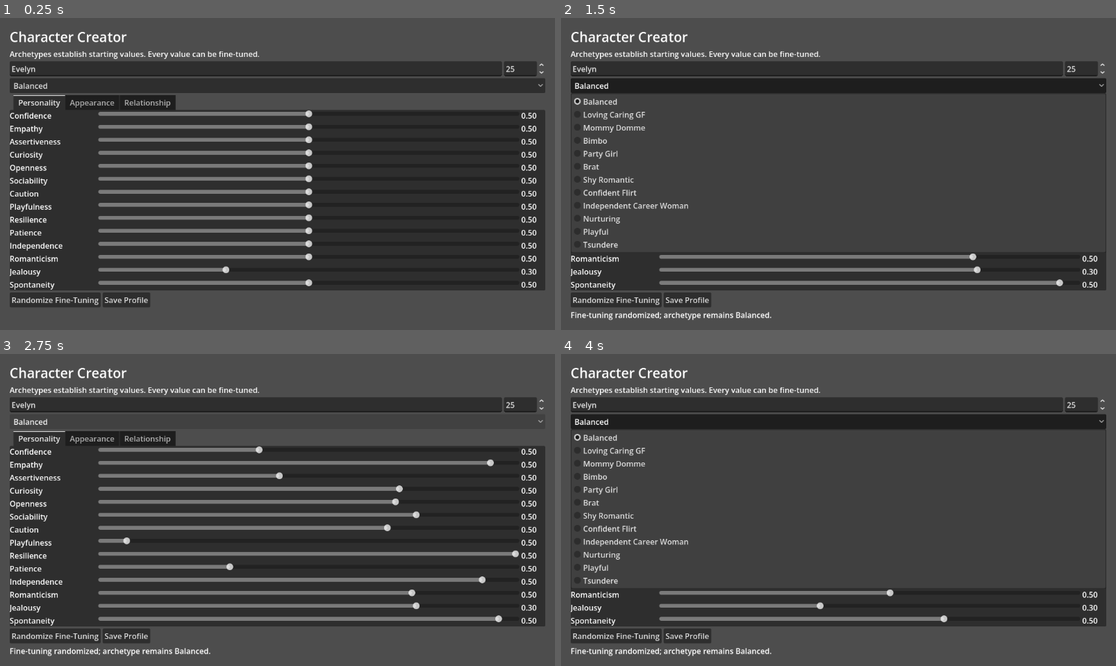
Above: before the commit, frames 1-4 (two rows, left to right).
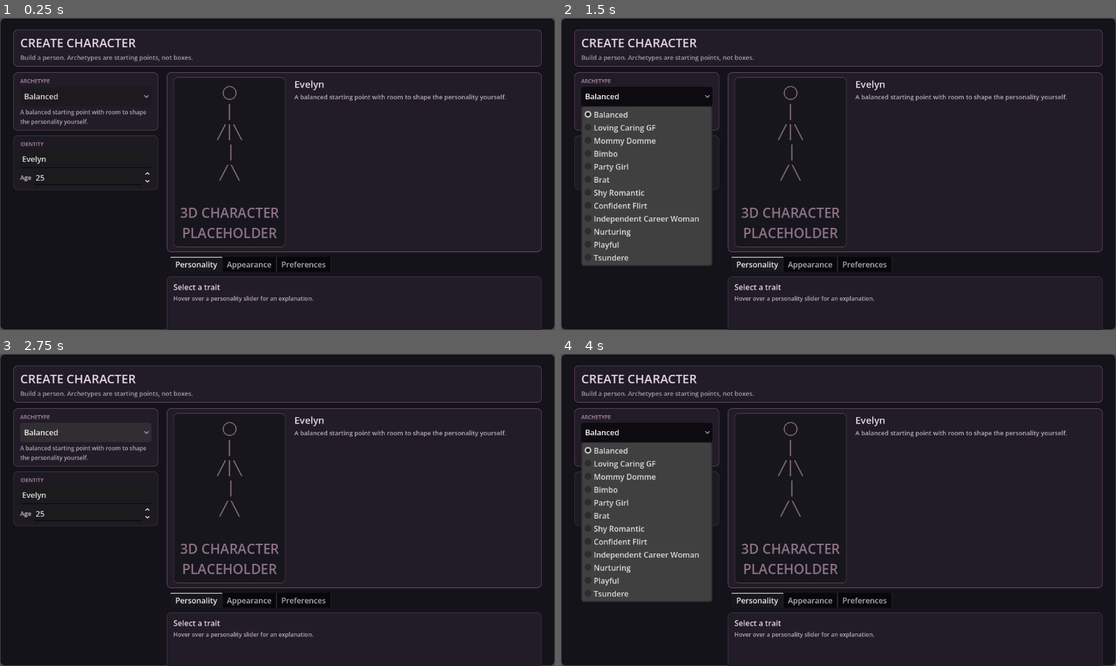
Above: after the commit, the same moments.

Repository: Wafflechunks500/AHHHHH
Game: Godot game, scene res://scenes/character_creator/character_creator_test.tscn
The game is run twice, just before and just after one commit, with the same random seed, the same clock (stepped at 60 frames per second) and the same inputs. This scene is started directly instead of the project's main scene.
Inputs (mouse positions are in pixels of both pictures, inside the frame that each line leads up to):
- Up to frame 1 (0.25 s): no input
- Up to frame 2 (1.5 s): click (616, 298) at 0.5 s, where only the run before the commit has a clickable "Randomize Fine-Tuning"; click "Balanced" at 1.25 s
- Up to frame 3 (2.75 s): click "Balanced" at 2 s
- Up to frame 4 (4 s): click (616, 634) at 2.75 s, where only the run before the commit has a clickable "Randomize Fine-Tuning"; click "Balanced" at 3.5 s

The runs differ from the first frame. In frame 1, 58% of the frame differs, in the area x 0-100%, y 0-100%; in frame 2, 79%; in frame 3, 64%; in frame 4, 78%.
Error after the commit: Invalid assignment of property or key 'text' with value of type 'String' on a base object of type 'null instance'. (res://scripts/character/character_creator.g…

Commit message:
Redesign character creator UI and fix preset refresh

Diff:
--- a/ahhhh/scripts/character/character_creator.gd
+++ b/ahhhh/scripts/character/character_creator.gd
@@ -8,10 +8,33 @@
 var personality_box: VBoxContainer
 var relationship_box: VBoxContainer
 var appearance_box: VBoxContainer
+var stat_title: Label
+var stat_description: Label
+var stat_behavior: Label
+var preview_title: Label
+var preview_text: Label
+var archetype_summary: Label
 var status_label: Label
+var stat_rows: Dictionary = {}
 
 const PERSONALITY_KEYS := ["confidence", "empathy", "assertiveness", "curiosity", "openness", "sociability", "caution", "playfulness", "resilience", "patience", "independence", "romanticism", "jealousy", "spontaneity"]
 const PERSONALITY_LABELS := {"confidence":"Confidence", "empathy":"Empathy", "assertiveness":"Assertiveness", "curiosit …(279 unchanged characters)…
+const STAT_DESCRIPTIONS := {
+	"confidence":"How secure she feels in herself and in social situations.",
+	"empathy":"How strongly she notices, understands, and responds to other people's emotions.",
+	"assertiveness":"How readily she expresses what she wants, disagrees, or takes control.",
+	"curiosity":"How strongly she wants to investigate people, ideas, and unfamiliar situations.",
+	"openness":"How receptive she is to new experiences, perspectives, and ideas.",
+	"sociability":"How strongly she naturally seeks interaction, conversation, and company.",
+	"caution":"How strongly she considers risk and consequences before acting.",
+	"playfulness":"How much she enjoys humor, teasing, spontaneity, and lighthearted interaction.",
+	"resilience":"How well she recovers from setbacks, rejection, stress, or disappointment.",
+	"patience":"How willing she is to wait, tolerate frustration, and let things develop.",
+	"independence":"How strongly she prefers making her own choices and maintaining autonomy.",
+	"romanticism":"How strongly she values romance, emotional closeness, and romantic expression.",
+	"jealousy":"How strongly perceived competition or relationship threats affect her emotions.",
+	"spontaneity":"How comfortable she is acting on impulse instead of following a plan."
+}
 
 func _ready() -> void:
 	profile = CharacterProfile.new()
@@ -20,48 +43,151 @@
 	_build_ui()
 	_refresh_ui()
 
+func _panel_style(bg: Color, border: Color = Color.TRANSPARENT) -> StyleBoxFlat:
+	var s := StyleBoxFlat.new()
+	s.bg_color = bg
+	s.border_color = border
+	s.set_border_width_all(1)
+	s.set_corner_radius_all(8)
+	s.content_margin_left = 14
+	s.content_margin_right = 14
+	s.content_margin_top = 10
+	s.content_margin_bottom = 10
+	return s
+
+func _text(text: String, size: int, color: Color) -> Label:
+	var l := Label.new()
+	l.text = text
+	l.add_theme_font_size_override("font_size", size)
+	l.add_theme_color_override("font_color", color)
+	return l
+
 func _build_ui() -> void:
+	var bg := Panel.new()
+	bg.set_anchors_and_offsets_preset(Control.PRESET_FULL_RECT)
+	bg.add_theme_stylebox_override("panel", _panel_style(Color("15131a")))
+	add_child(bg)
 	var margin := MarginContainer.new()
 	margin.set_anchors_and_offsets_preset(Control.PRESET_FULL_RECT)
-	for side in ["left", "right", "top", "bottom"]:
-		margin.add_theme_constant_override("margin_" + side, 20)
+	margin.add_theme_constant_override("margin_left", 28)
+	margin.add_theme_constant_override("margin_right", 28)
+	margin.add_theme_constant_override("margin_top", 24)
+	margin.add_theme_constant_override("margin_bottom", 24)
 	add_child(margin)
 	var root := VBoxContainer.new()
+	root.add_theme_constant_override("separation", 12)
 	margin.add_child(root)
-	var title := Label.new()
-	title.text = "Character Creator"
-	title.add_theme_font_size_override("font_size", 28)
-	root.add_child(title)
-	var subtitle := Label.new()
-	subtitle.text = "Archetypes establish starting values. Every value can be fine-tuned."
-	root.add_child(subtitle)
-	var identity := HBoxContainer.new()
-	root.add_child(identity)
+
+	var header := PanelContainer.new()
+	header.custom_minimum_size.y = 76
+	header.add_theme_stylebox_override("panel", _panel_style(Color("211c27"), Color("72526e")))
+	root.add_child(header)
+	var hb := VBoxContainer.new()
+	header.add_child(hb)
+	hb.add_child(_text("CREATE CHARACTER", 25, Color("e8d8e6")))
+	hb.add_child(_text("Build a person. Archetypes are starting points, not boxes.", 13, Color("aaa0ad")))
+
+	var content := HBoxContainer.new()
+	content.size_flags_vertical = Control.SIZE_EXPAND_FILL
+	content.add_theme_constant_override("separation", 18)
+	root.add_child(content)
+
+	var left := VBoxContainer.new()
+	left.custom_minimum_size.x = 300
+	left.add_theme_constant_override("separation", 10)
+	content.add_child(left)
+
+	var archetype_panel := PanelContainer.new()
+	archetype_panel.add_theme_stylebox_override("panel", _panel_style(Color("211c27"), Color("6d4c67")))
+	left.add_child(archetype_panel)
+	var ab := VBoxContainer.new()
+	archetype_panel.add_child(ab)
+	ab.add_child(_text("ARCHETYPE", 11, Color("b995b5")))
+	archetype_menu = OptionButton.new()
+	for n in CharacterArchetypes.NAMES:
+		archetype_menu.add_item(n)
+	archetype_menu.custom_minimum_size.y = 40
+	archetype_menu.item_selected.connect(_on_archetype_selected)
+	ab.add_child(archetype_menu)
+	archetype_summary = _text("Choose a starting personality.", 12, Color("b7adb9"))
+	archetype_summary.autowrap_mode = TextServer.AUTOWRAP_WORD_SMART
+	ab.add_child(archetype_summary)
+
+	var identity := PanelContainer.new()
+	identity.add_theme_stylebox_override("panel", _panel_style(Color("1d1a22"), Color("403844")))
+	left.add_child(identity)
+	var ib := VBoxContainer.new()
+	identity.add_child(ib)
+	ib.add_child(_text("IDENTITY", 11, Color("b995b5")))
 	name_edit = LineEdit.new()
 	name_edit.placeholder_text = "Character name"
-	name_edit.size_flags_horizontal = Control.SIZE_EXPAND_FILL
+	name_edit.custom_minimum_size.y = 38
 	name_edit.text_changed.connect(_on_name_changed)
-	identity.add_child(name_edit)
+	ib.add_child(name_edit)
+	var age_row := HBoxContainer.new()
+	age_row.add_child(_text("Age", 13, Color("c6bec8")))
 	age_spin = SpinBox.new()
 	age_spin.min_value = 18
 	age_spin.max_value = 100
 	age_spin.value = 25
+	age_spin.size_flags_horizontal = Control.SIZE_EXPAND_FILL
 	age_spin.value_changed.connect(_on_age_changed)
-	identity.add_child(age_spin)
-	archetype_menu = OptionButton.new()
-	for name in CharacterArchetypes.NAMES:
-		archetype_menu.add_item(name)
-	archetype_menu.item_selected.connect(_on_archetype_selected)
-	root.add_child(archetype_menu)
+	age_row.add_child(age_spin)
+	ib.add_child(age_row)
+
+	var right := VBoxContainer.new()
+	right.size_flags_horizontal = Control.SIZE_EXPAND_FILL
+	right.add_theme_constant_override("separation", 10)
+	content.add_child(right)
+
+	var preview := PanelContainer.new()
+	preview.custom_minimum_size.y = 220
+	preview.add_theme_stylebox_override("panel", _panel_style(Color("211c27"), Color("72526e")))
+	right.add_child(preview)
+	var pb := HBoxContainer.new()
+	pb.add_theme_constant_override("separation", 18)
+	preview.add_child(pb)
+	var placeholder := PanelContainer.new()
+	placeholder.custom_minimum_size.x = 220
+	placeholder.add_theme_stylebox_override("panel", _panel_style(Color("18161d"), Color("594053")))
+	pb.add_child(placeholder)
+	var silhouette := _text("◯\n│\n╱│╲\n │\n╱ ╲\n\n3D CHARACTER\nPLACEHOLDER", 28, Color("8d7389"))
+	silhouette.horizontal_alignment = HORIZONTAL_ALIGNMENT_CENTER
+	placeholder.add_child(silhouette)
+	var pi := VBoxContainer.new()
+	pi.size_flags_horizontal = Control.SIZE_EXPAND_FILL
+	pb.add_child(pi)
+	preview_title = _text("Character Preview", 20, Color("e8d8e6"))
+	pi.add_child(preview_title)
+	preview_text = _text("Your future 3D character will appear here.", 13, Color("b7adb9"))
+	preview_text.autowrap_mode = TextServer.AUTOWRAP_WORD_SMART
+	pi.add_child(preview_text)
+
 	var tabs := TabContainer.new()
 	tabs.size_flags_vertical = Control.SIZE_EXPAND_FILL
-	root.add_child(tabs)
+	right.add_child(tabs)
 	personality_box = _make_tab(tabs, "Personality")
 	appearance_box = _make_tab(tabs, "Appearance")
-	relationship_box = _make_tab(tabs, "Relationship")
+	relationship_box = _make_tab(tabs, "Preferences")
 	_build_personality()
 	_build_appearance()
 	_build_relationship()
+
+	var inspector := PanelContainer.new()
+	inspector.custom_minimum_size.y = 120
+	inspector.add_theme_stylebox_override("panel", _panel_style(Color("211c27"), Color("403844")))
+	right.add_child(inspector)
+	var info := VBoxContainer.new()
+	inspector.add_child(info)
+	stat_title = _text("Select a trait", 16, Color("e8d8e6"))
+	info.add_child(stat_title)
+	stat_description = _text("Hover over a personality slider for an explanation.", 12, Color("b7adb9"))
+	stat_description.autowrap_mode = TextServer.AUTOWRAP_WORD_SMART
+	info.add_child(stat_description)
+	stat_behavior = _text("", 12, Color("c8b2c4"))
+	stat_behavior.autowrap_mode = TextServer.AUTOWRAP_WORD_SMART
+	info.add_child(stat_behavior)
+
 	var buttons := HBoxContainer.new()
 	root.add_child(buttons)
 	var randomize := Button.new()
@@ -72,8 +198,12 @@
 	save.text = "Save Profile"
 	save.pressed.connect(_save)
 	buttons.add_child(save)
-	status_label = Label.new()
-	root.add_child(status_label)
+	var create := Button.new()
+	create.text = "CREATE CHARACTER"
+	create.pressed.connect(_save)
+	buttons.add_child(create)
+	status_label = _text("", 12, Color("aaa0ad"))
+	buttons.add_child(status_label)
 
 func _make_tab(tabs: TabContainer, title: String) -> VBoxContainer:
 	var scroll := ScrollContainer.new()
@@ -82,6 +212,7 @@
 	tabs.add_child(scroll)
 	var box := VBoxContainer.new()
 	box.size_flags_horizontal = Control.SIZE_EXPAND_FILL
+	box.add_theme_constant_override("separation", 5)
 	scroll.add_child(box)
 	return box
 
@@ -107,11 +238,20 @@
 	_add_slider(relationship_box, "initiative_tendency", "Initiative", profile.preferences.initiative_tendency, _on_relationship.bind("initiative_tendency"))
 
 func _add_slider(parent: VBoxContainer, key: String, label_text: String, initial: float, callback: Callable) -> void:
-	var row := HBoxContainer.new()
+	var row := PanelContainer.new()
+	row.add_theme_stylebox_override("panel", _panel_style(Color("1c1920"), Color("332d37")))
+	var box := VBoxContainer.new()
+	row.add_child(box)
+	var top := HBoxContainer.new()
+	box.add_child(top)
 	var label := Label.new()
 	label.text = label_text
-	label.custom_minimum_size.x = 180
-	row.add_child(label)
+	label.size_flags_horizontal = Control.SIZE_EXPAND_FILL
+	top.add_child(label)
+	var value := Label.new()
+	value.name = "Value"
+	value.text = "%.2f" % initial
+	top.add_child(value)
 	var slider := HSlider.new()
 	slider.name = key
 	slider.min_value = 0.0
@@ -120,19 +260,17 @@
 	slider.value = initial
 	slider.size_flags_horizontal = Control.SIZE_EXPAND_FILL
 	slider.value_changed.connect(callback)
-	row.add_child(slider)
-	var value := Label.new()
-	value.name = "Value"
-	value.text = "%.2f" % initial
-	value.custom_minimum_size.x = 50
-	row.add_child(value)
+	slider.mouse_entered.connect(_show_stat_info.bind(key))
+	slider.focus_entered.connect(_show_stat_info.bind(key))
+	box.add_child(slider)
 	parent.add_child(row)
+	stat_rows[key] = row
 
 func _add_text(parent: VBoxContainer, key: String, label_text: String) -> void:
 	var row := HBoxContainer.new()
 	var label := Label.new()
 	label.text = label_text
-	label.custom_minimum_size.x = 180
+	label.custom_minimum_size.x = 160
 	row.add_child(label)
 	var edit := LineEdit.new()
 	edit.name = key
@@ -147,18 +285,75 @@
 	var index := CharacterArchetypes.NAMES.find(profile.archetype)
 	if index >= 0:
 		archetype_menu.select(index)
+	_refresh_sliders()
+	_refresh_preview()
 
 func _refresh_sliders() -> void:
 	for key in PERSONALITY_KEYS:
-		var s := personality_box.find_child(key, true, false) as HSlider
-		if s: s.value = profile.get_personality_value(key)
+		var row: PanelContainer = stat_rows.get(key)
+		if row == null: continue
+		var s := row.find_child(key, true, false) as HSlider
+		if s != null:
+			s.set_value_no_signal(profile.get_personality_value(key))
+			(row.get_node("VBoxContainer/HBoxContainer/Value") as Label).text = "%.2f" % s.value
 	for key in ["affection_tendency", "commitment_tendency", "romance_tendency", "social_initiative", "physical_affection_tendency", "teasing_tendency", "initiative_tendency"]:
 		var s := relationship_box.find_child(key, true, false) as HSlider
-		if s: s.value = float(profile.preferences.get(key))
+		if s != null:
+			s.set_value_no_signal(float(profile.preferences.get(key)))
+			(s.get_parent().get_parent().get_node("HBoxContainer/Value") as Label).text = "%.2f" % s.value
+
+func _refresh_preview() -> void:
+	var name := profile.get_character_name()
+	preview_title.text = name if not name.is_empty() else "Character Preview"
+	preview_text.text = _archetype_summary(profile.archetype)
+	archetype_summary.text = _archetype_summary(profile.archetype)
+
+func _archetype_summary(name: String) -> String:
+	match name:
+		"Loving Caring GF": return "Warm, affectionate, patient, and strongly relationship-oriented."
+		"Mommy Domme": return "Confident, assertive, nurturing, and comfortable taking initiative."
+		"Bimbo": return "Highly social, playful, spontaneous, and open to novelty."
+		"Party Girl": return "Extremely social and spontaneous, energized by activity and company."
+		"Brat": return "Playful, assertive, mischievous, and inclined toward teasing and testing."
+		"Shy Romantic": return "Cautious and reserved but deeply romantic; may want connection without taking the first step."
+		"Confident Flirt": return "Socially bold, playful, spontaneous, and comfortable taking initiative."
+		"Independent Career Woman": return "Self-directed, confident, patient, and strongly motivated by autonomy."
+		"Nurturing": return "Highly empathetic and patient, naturally attentive to other people's needs."
+		"Playful": return "Curious, open, spontaneous, and strongly motivated by humor and novelty."
+		"Tsundere": return "Assertive and emotionally guarded, with feelings that may be expressed indirectly."
+	return "A balanced starting point with room to shape the personality yourself."
+
+func _show_stat_info(key: String) -> void:
+	if not STAT_DESCRIPTIONS.has(key): return
+	stat_title.text = PERSONALITY_LABELS.get(key, key)
+	stat_description.text = STAT_DESCRIPTIONS[key]
+	stat_behavior.text = _behavior_summary(key, profile.get_personality_value(key))
+
+func _behavior_summary(key: String, value: float) -> String:
+	var level := "moderate"
+	if value < 0.33: level = "low"
+	elif value > 0.66: level = "high"
+	match key:
+		"confidence": return "%s values may correspond to hesitation versus self-assurance." % level.capitalize()
+		"empathy": return "%s values may correspond to weaker versus stronger awareness of other people's feelings." % level.capitalize()
+		"assertiveness": return "%s values may correspond to indirect versus direct expression of wants." % level.capitalize()
+		"curiosity": return "%s values may correspond to less versus more desire to investigate the unfamiliar." % level.capitalize()
+		"openness": return "%s values may correspond to resistance versus receptiveness to new experiences." % level.capitalize()
+		"sociability": return "%s values may correspond to preferring solitude versus actively seeking company." % level.capitalize()
+		"caution": return "%s values may correspond to impulsive action versus deliberate consideration of consequences." % level.capitalize()
+		"playfulness": return "%s values may correspond to seriousness versus humor, teasing, and playful behavior." % level.capitalize()
+		"resilience": return "%s values may correspond to setbacks lingering versus being recovered from quickly." % level.capitalize()
+		"patience": return "%s values may correspond to frustration arriving sooner versus waiting comfortably." % level.capitalize()
+		"independence": return "%s values may correspond to relying on herself versus seeking support more readily." % level.capitalize()
+		"romanticism": return "%s values may correspond to romance being less central versus highly important." % level.capitalize()
+		"jealousy": return "%s values may correspond to relationship threats having less versus more emotional impact." % level.capitalize()
+		"spontaneity": return "%s values may correspond to structured planning versus acting on impulse." % level.capitalize()
+	return ""
 
 func _on_name_changed(value: String) -> void:
 	profile.biography.first_name = value
 	profile.biography.preferred_name = value
+	_refresh_preview()
 
 func _on_age_changed(value: float) -> void:
 	profile.biography.age = int(value)
@@ -167,16 +362,25 @@
 	profile.archetype = CharacterArchetypes.NAMES[index]
 	CharacterArchetypes.apply(profile, profile.archetype)
 	_refresh_sliders()
+	_refresh_preview()
 	status_label.text = "Applied %s starting values." % profile.archetype
 
 func _on_personality(value: float, key: String) -> void:
 	profile.set_personality(key, value)
+	var row: PanelContainer = stat_rows.get(key)
+	if row != null:
+		(row.get_node("VBoxContainer/HBoxContainer/Value") as Label).text = "%.2f" % value
+	_show_stat_info(key)
 
 func _on_relationship(value: float, key: String) -> void:
-	profile.preferences.set(key, value)
+	profile.preferences.set_creator_relationship_value(key, value)
+	var s := relationship_box.find_child(key, true, false) as HSlider
+	if s != null:
+		(s.get_parent().get_parent().get_node("HBoxContainer/Value") as Label).text = "%.2f" % value
 
 func _on_appearance(value: float, key: String) -> void:
 	profile.appearance.set(key, value)
+	_refresh_preview()
 
 func _on_appearance_text(value: String, key: String) -> void:
 	profile.appearance.set(key, value)
@@ -186,9 +390,10 @@
 	rng.randomize()
 	for key in PERSONALITY_KEYS:
 		profile.set_personality(key, rng.randf())
-	for key in ["affection_tendency", "commitment_tendency", "romance_tendency", "social_initiative"]:
-		profile.preferences.set(key, rng.randf())
+	for key in ["affection_tendency", "commitment_tendency", "romance_tendency", "social_initiative", "physical_affection_tendency", "teasing_tendency", "initiative_tendency"]:
+		profile.preferences.set_creator_relationship_value(key, rng.randf())
 	_refresh_sliders()
+	_refresh_preview()
 	status_label.text = "Fine-tuning randomized; archetype remains %s." % profile.archetype
 
 func _save() -> void:
